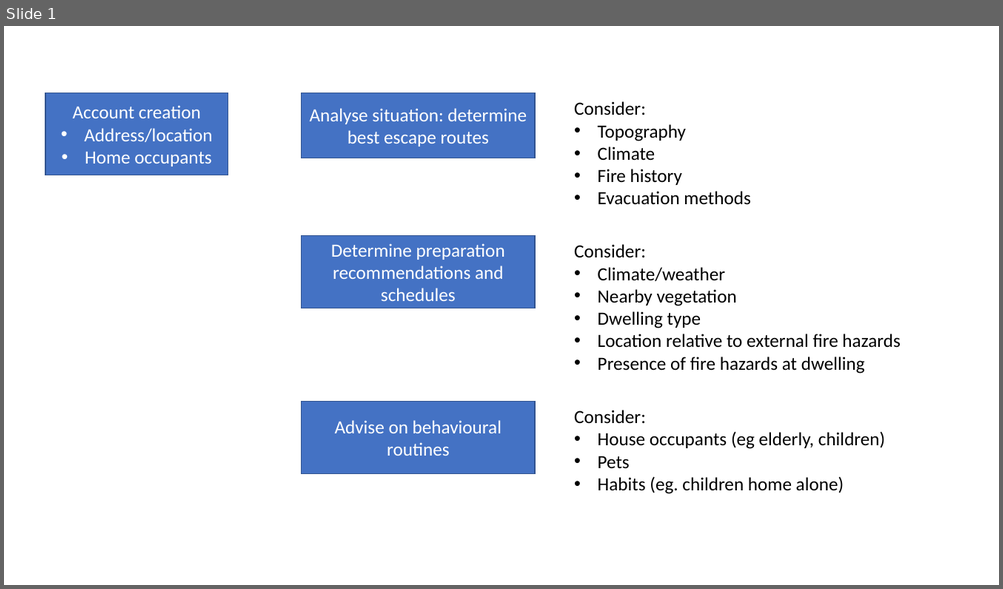
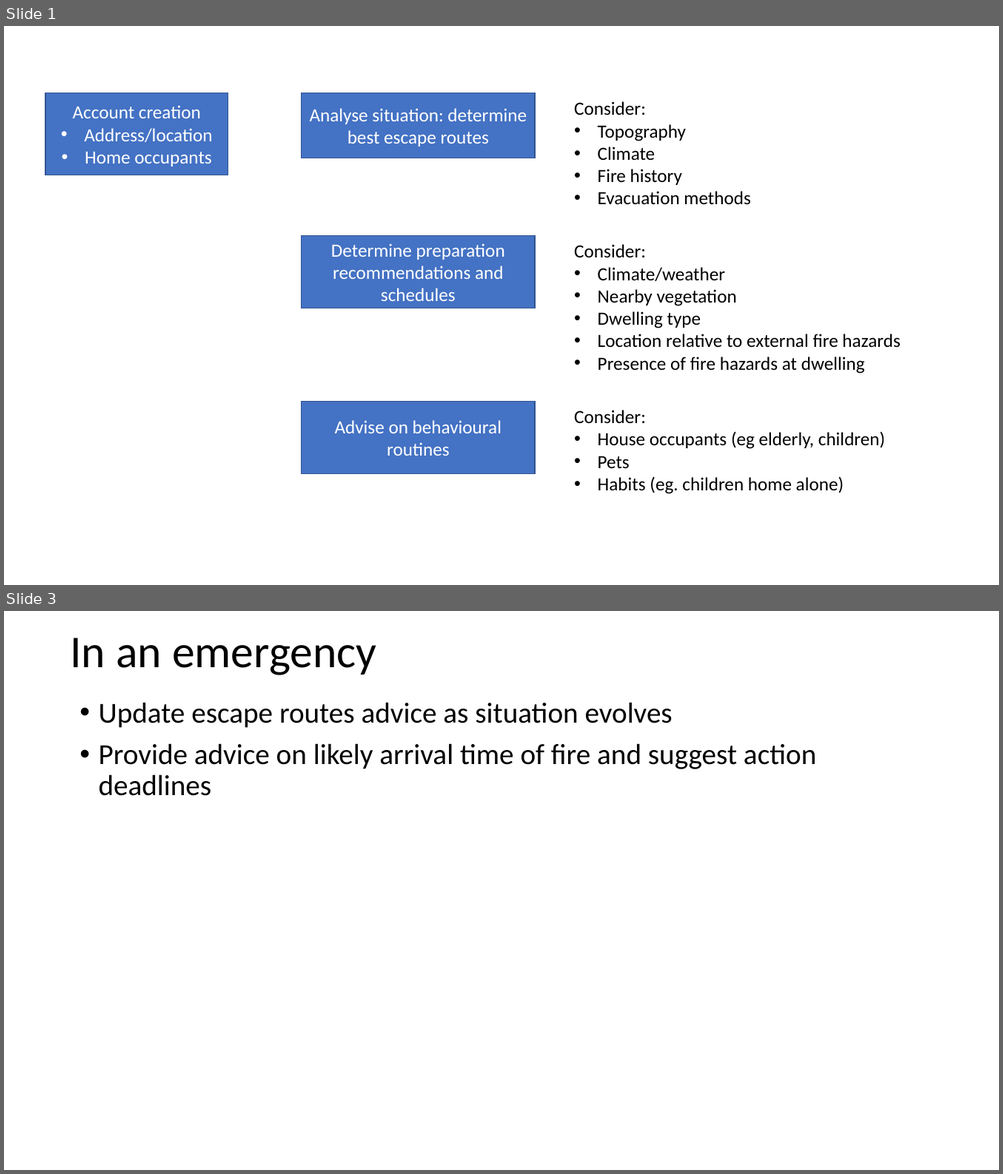
Before and after one commit to jesstheaussie/readyaimfire, a slide deck: flowDiagrams.pptx. Shown one above the other, each under a label of ours: slide 1 before the commit, slides 1 and 3 after it; the slides between them are not shown. The pictures are 1003x589 and 1003x1174 pixels, drawn with LibreOffice and Linux fonts; fonts in the diff are those of the drawing. Boxes give left, top, right and bottom in pixels: in the first picture for what was removed or moved away, otherwise in the second. Text is boxed around its words. In the diff, an @@ line names an element or a change of style, - is before the commit and + after.

Commit message:
add ongoing processes and in-emergency tabs

```diff
--- a/flowDiagrams.pptx
+++ b/flowDiagrams.pptx
@@ slide 3 added at [4, 611, 999, 1170], background #FFFFFF @@
@@ title added at [71, 638, 376, 675], 44 pt, text #000000 @@
+In an emergency
@@ text added at [99, 702, 816, 796], 28 pt, text #000000 @@
+• Update escape routes advice as situation evolves
+• Provide advice on likely arrival time of fire and suggest action deadlines
```
Also in this commit, not shown: 1 other slide added.
